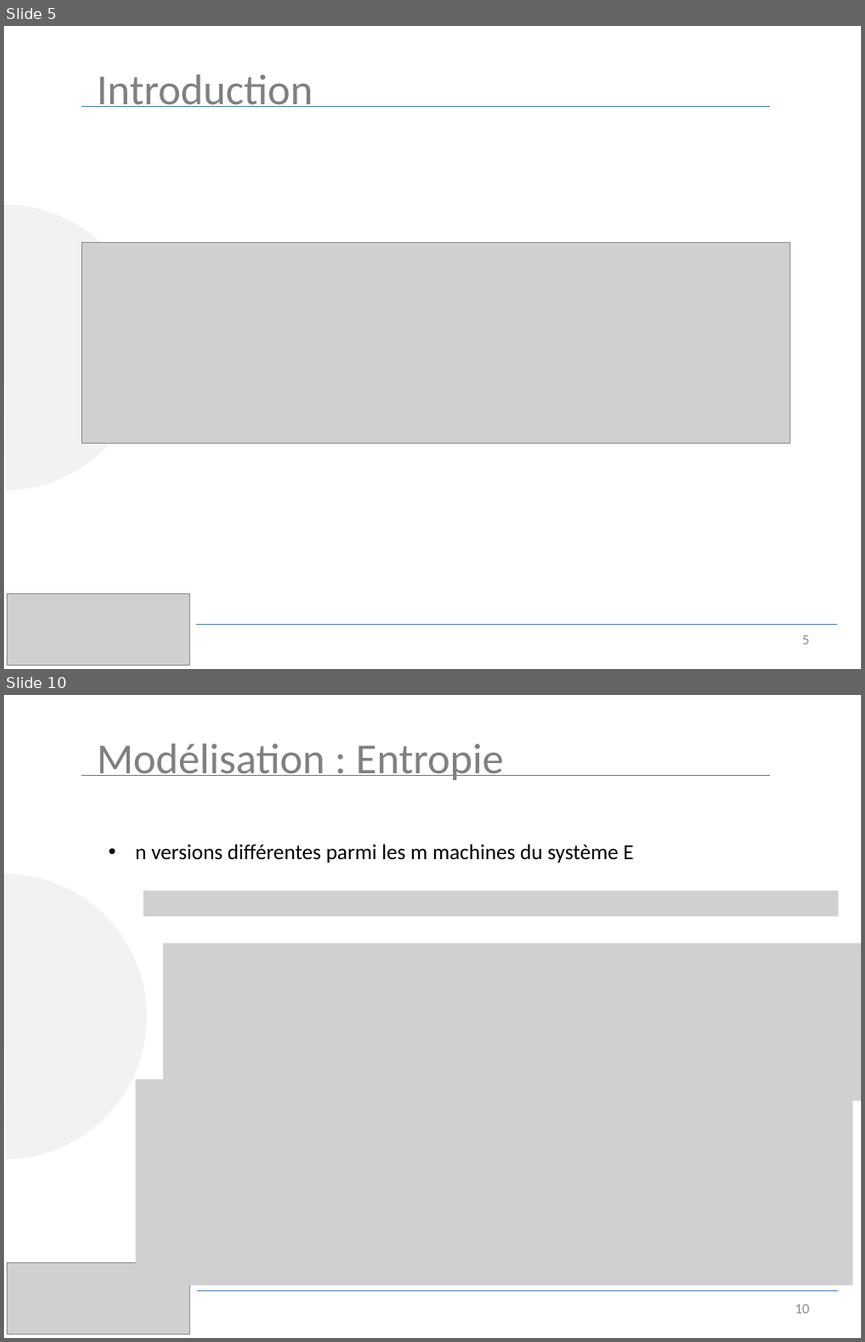
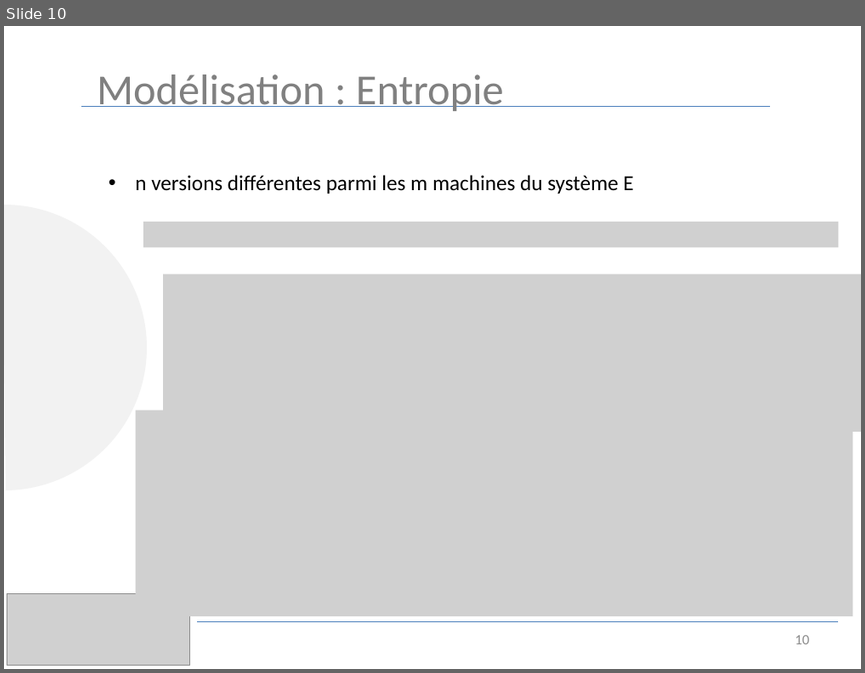
Before and after one commit to luinaudt/inf6422, a slide deck: lab3/presentation.pptx. Shown one above the other, each under a label of ours: slides 5 and 10 before the commit, slide 10 after it; the slides between them are not shown. The pictures are 865x1342 and 865x673 pixels, drawn with LibreOffice and Linux fonts; fonts in the diff are those of the drawing; grey boxes stand for pictures. Boxes give left, top, right and bottom in pixels: in the first picture for what was removed or moved away, otherwise in the second. Text is boxed around its words. In the diff, an @@ line names an element or a change of style, - is before the commit and + after.

```diff
--- a/lab3/presentation.pptx
+++ b/lab3/presentation.pptx
@@ slide 5 removed at (4,26,861,669), background #FFFFFF @@
@@ text removed at (97,74,313,107) @@
-Introduction
@@ line removed from (82, 107) to (770, 107) @@
@@ arc (boxed as its full ellipse) removed at (4,204,146,489) @@
@@ picture removed at (82,243,790,443) @@
@@ picture removed at (7,593,190,664) @@
@@ line removed from (196, 624) to (837, 624) @@
@@ page number removed at (802,635,809,644) @@
-5
```
Also in this commit, not shown: 16 slides changed, 6 slides added, 3 other slides removed.
